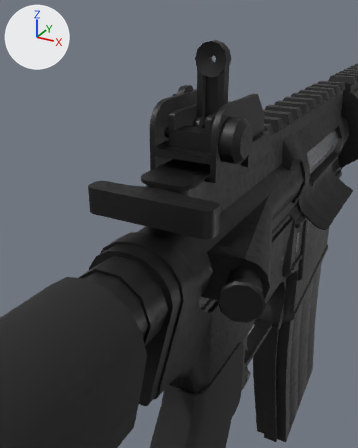
Two versions of the glTF model assets/armes/fa24.glb, one commit apart.
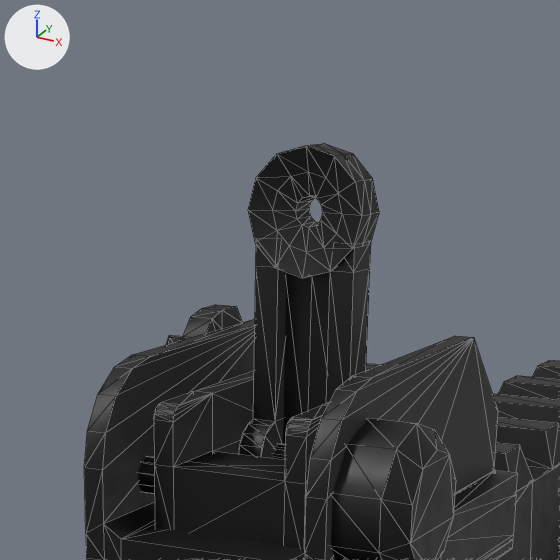
There are two pictures of each version: one from a camera (50 mm lens) standing at (0.0667, -0.1384, 0.135) and looking at (0.0, -0.0171, 0.0743), one close up on the part from 35% to 79% of the width and 0% to 35% of the height. Arrows for +X, +Y and +Z are at upper left; the lights stay in place. The last two pictures show the newer version. The close-ups show mesh edges as thin lines. Where no turn or scale is listed for an object, it has been applied to the vertices. Vertices at exactly the same position are counted once.

The first close-up shows 'Base', 'Sight', 'Sight_2', 'Switch1' and 1 more.
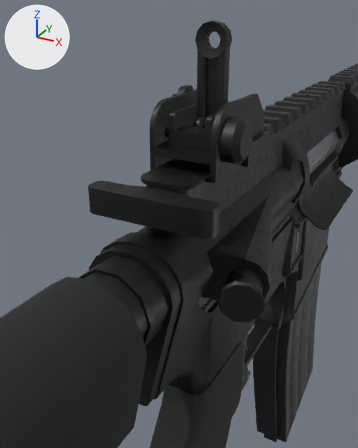
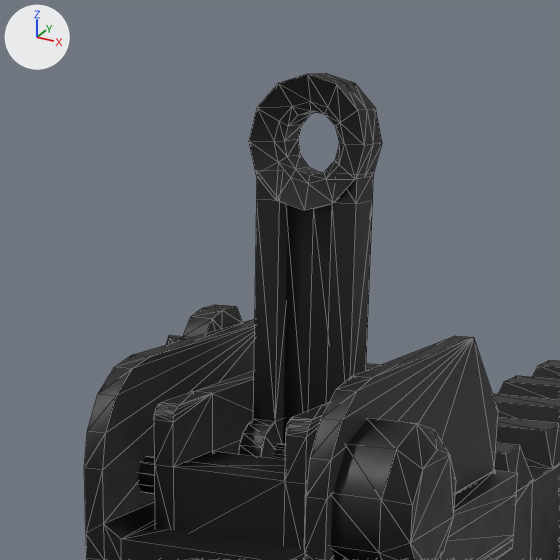
Boxes (x1, y1, x2, y2) around the edits, measured in the close-ups (560 x 560 px; the box of a moved part takes in the faces that stretch with it):
```json
{"object": "Sight_2", "change": "reshaped", "before": [239, 144, 379, 459], "after": [239, 73, 382, 459], "on screen": "22% taller"}
{"part": 1, "of": "me_mesh_8", "change": "moved or reshaped", "before": [248, 144, 379, 417], "after": [249, 73, 382, 417]}
```

Scene script edits in JSON lines:
```json
{"block": "me_mesh_8", "where": "# used by ob_sight_2; location = (0.0, 0.0029, 0.1117)"}
{"op": "remove", "block": "me_mesh_8", "code": "me_mesh_8.from_pydata(...)  # 126 vertices, 232 faces; spans x -0.0052..0.0052, y -0.0031..0.0031, z -0.0139..0.0139"}
{"op": "add", "block": "me_mesh_8", "code": "me_mesh_8.from_pydata(...)  # 126 vertices, 232 faces; spans x -0.0052..0.0052, y -0.0031..0.0031, z -0.0139..0.0193"}
{"block": "me_mesh_8", "change": "me_mesh_8 part 1: 88 of 126 vertices moved; they spanned x -0.0052..0.0052, y -0.0005..0.0031, z 0.0034..0.0139 and now span x -0.0052..0.0052, y -0.0005..0.0031, z 0.0089..0.0193; mean shift (0.0, 0.0, 0.0054); largest move (0.0, 0.0031, 0.0099) -> (-0.0001, 0.0031, 0.0165)"}
```
